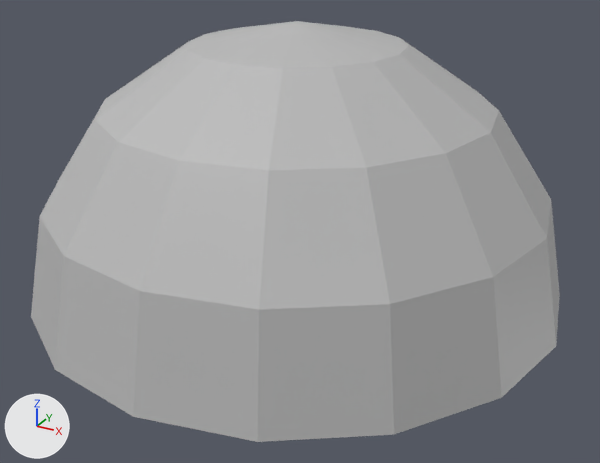
The Blender file blender/dome.blend as it was, and as the next commit left it.
Before and after are seen from a 50 mm lens placed at (5.64, -10.17, 5.94), pointed at (0.24, -0.35, 1.03). The lights are fixed; the arrows at lower left show +X, +Y and +Z.
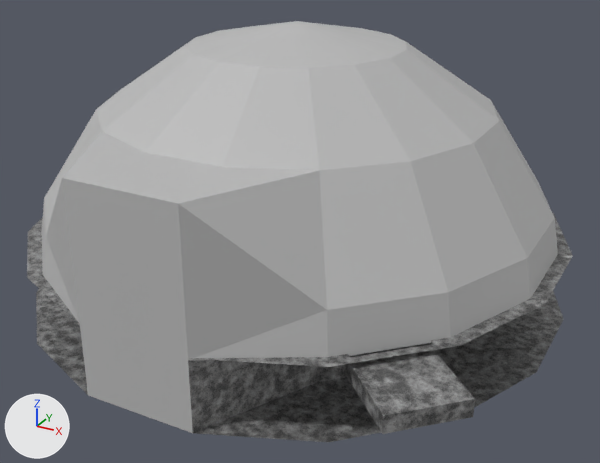
Patch to the scene script:
```diff
--- a/blender/dome.blend.py
+++ b/blender/dome.blend.py
@@ mat_rusty_metal_001 @@
+mat_rusty_metal_001 = bpy.data.materials.new('Rusty Metal.001')
+# nodes: BsdfPrincipled, Mix, OutputMaterial, TexCoord, TexNoise, ValToRGB
+# colours: brown #6a380b, brown #854b2b, grey #acacac, white #ffffff, black #000000
@@ me_sphere_001 @@
 # used by ob_sphere; location = (0.0, 0.0, 0.0)
-me_sphere_001.from_pydata(...)  # 65 vertices, 64 faces; spans x -4.0..4.0, y -4.0..4.0, z 0.0..4.0
+me_sphere_001.from_pydata(...)  # 65 vertices, 67 faces; spans x -3.81..3.81, y -4.0..3.81, z 0.97..4.0
+# me_sphere_001 part 1
+# 4 vertices are removed from x 0.0..1.53, y -4.0..-3.41, z 0.0..1.53
+# 6 faces are deleted
+# 14 vertices move from x -4.0..4.0, y -3.7..4.0, z 0.0 to x -3.81..3.81, y -3.52..3.81, z 0.97
+# 4 vertices are added at (1.53, -3.7, 2.83), (0.0, -4.0, 2.83), (1.53, -3.7, 0.98), (0.0, -4.0, 0.98)
+# 9 new faces join them
 me_sphere_001.materials.append(mat_upper)
@@ me_sphere_003 @@
+me_sphere_003.from_pydata([(1.53, -3.7, 2.83), (1.53, -3.7, 0.0), (0.0, -4.0, 2.83), (0.0, -4.0, 0.0), (1.53, -3.7, 0.98), (0.0, -4.0, 0.98)], [], [(1, 3, 5, 2, 0, 4)])
+me_sphere_003.materials.append(mat_upper)  # grey #bcbcbc
@@ me_cylinder_001 @@
+me_cylinder_001.from_pydata(...)  # 62 vertices, 46 faces; spans x -4.0..4.27, y -4.0..4.0, z 0.0..1.0
+me_cylinder_001.materials.append(mat_rusty_metal_001)
@@ ob_cylinder @@
 ob_cylinder.location = (0.0, 0.0, 0.0)
+ob_cylinder.rotation_euler = (0.0, 0.0, -0.192)  # degrees (0, 0, -11)
@@ ob_sphere @@
 ob_sphere.location = (0.0, 0.0, 0.0)
+ob_sphere.rotation_euler = (0.0, 0.0, -0.192)  # degrees (0, 0, -11)
@@ ob_sphere_002 @@
+ob_sphere_002 = bpy.data.objects.new('Sphere.002', me_sphere_003)
+ob_sphere_002.location = (0.0, 0.0, 0.0)
+ob_sphere_002.rotation_euler = (0.0, 0.0, -0.192)  # degrees (0, 0, -11)
@@ ob_cylinder_001 @@
+ob_cylinder_001 = bpy.data.objects.new('Cylinder.001', me_cylinder_001)
+ob_cylinder_001.location = (0.0, 0.0, 0.0)
+ob_cylinder_001.rotation_euler = (0.0, 0.0, -0.192)  # degrees (0, 0, -11)
```

Where the change shows, as pixel boxes (x1, y1, x2, y2) in the pictures (600 x 463 px; the box of a moved part takes in the faces that stretch with it):
'Sphere', reshaped, turned
    before: (31, 21, 560, 442)
    after: (41, 21, 558, 360)
'Sphere.002', added
    after: (62, 178, 193, 433)
'Cylinder.001', added
    after: (27, 213, 573, 434)
'Cylinder', turned (not visible before)
    after: (36, 289, 563, 442)
part 1 of me_sphere_001, moved or reshaped
    before: (55, 142, 394, 442)
    after: (43, 132, 328, 360)
